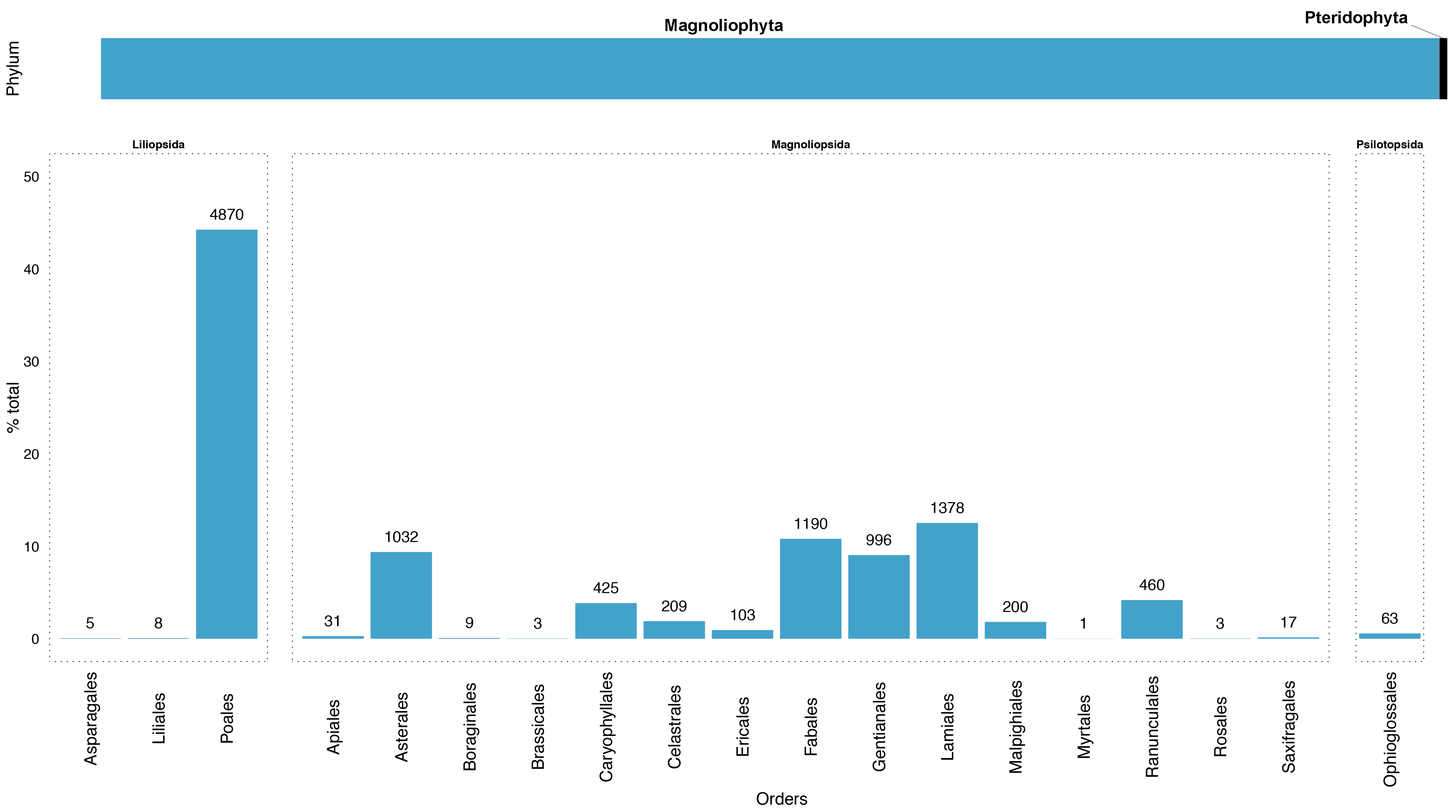
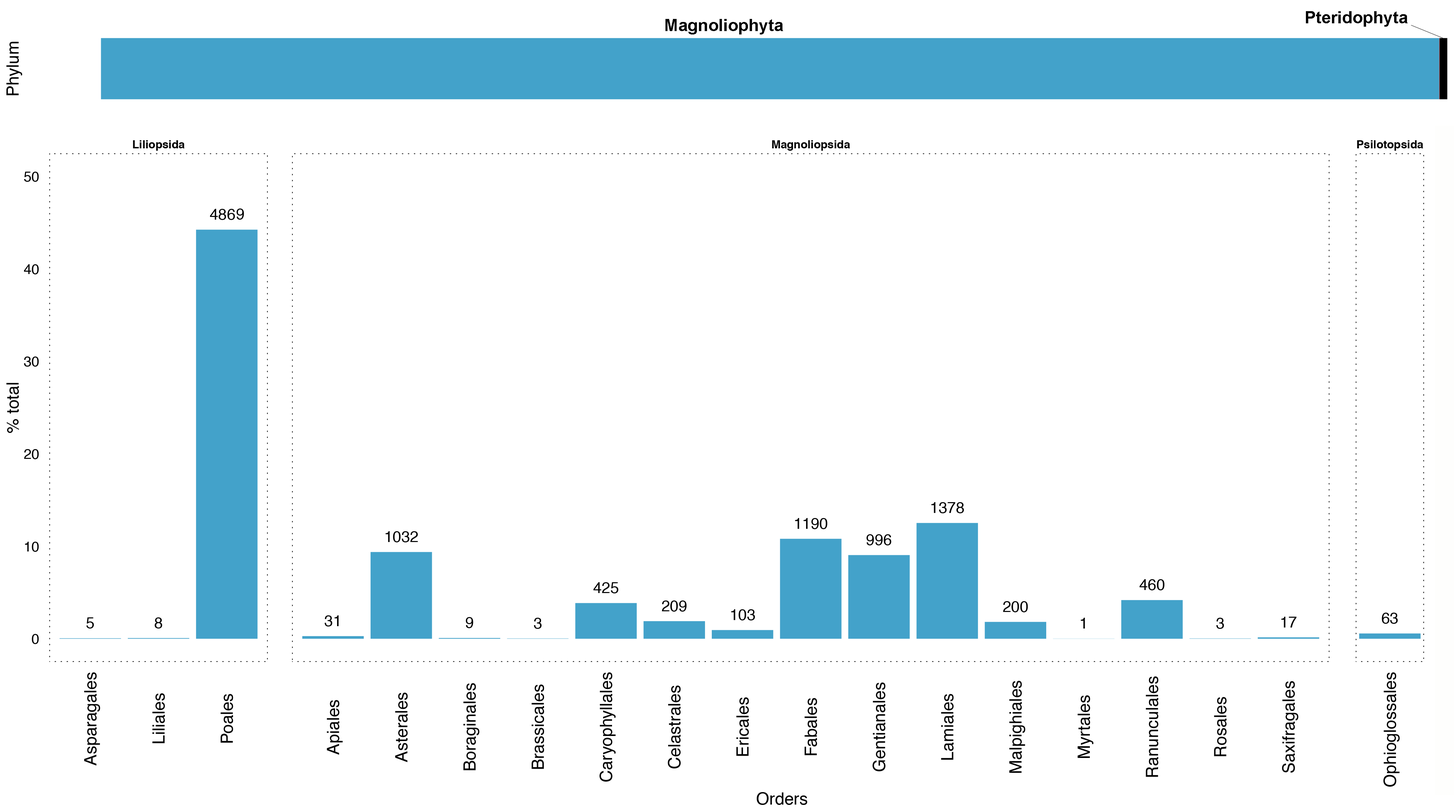
Layered file, before and after one edit (1454×811). Changes by layer:
added layer "Capa 4" above "Capa 3" over <box>227,208,235,221</box>
added layer "Capa 3" above "Capa 1" over <box>235,208,245,221</box>
